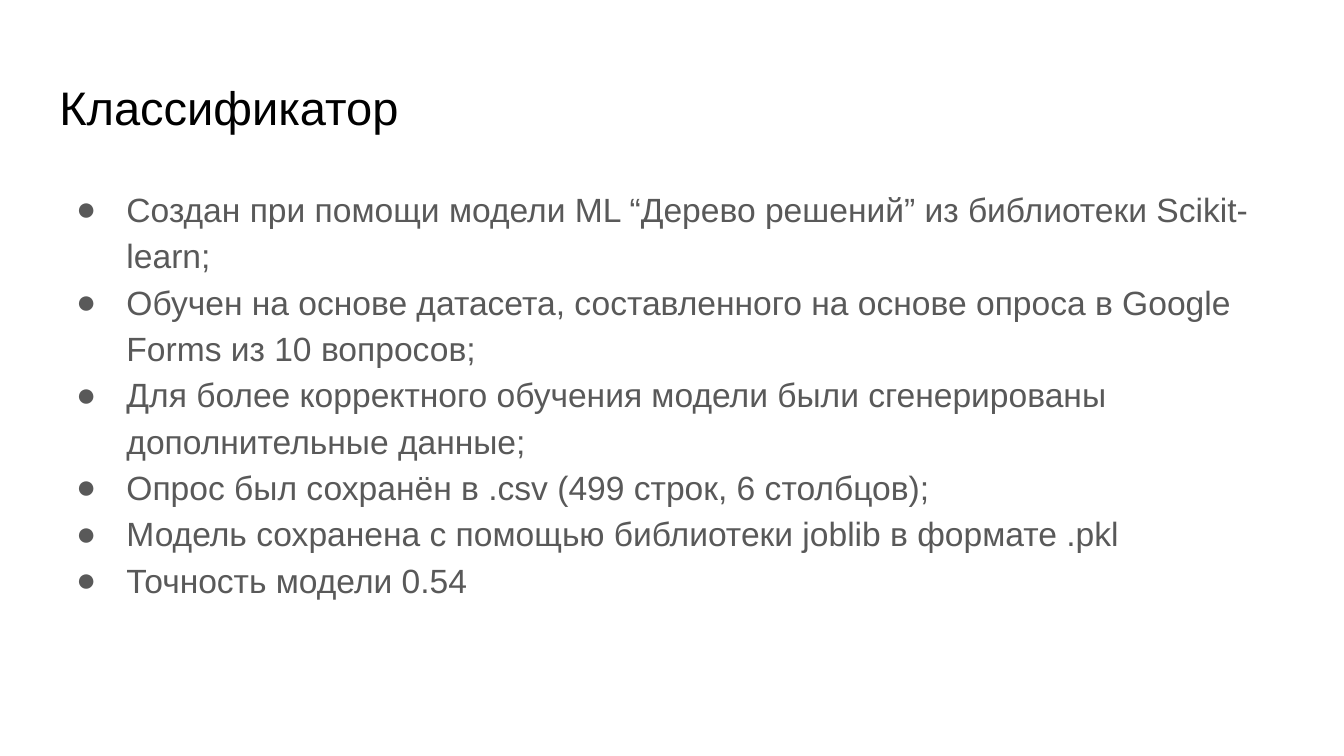
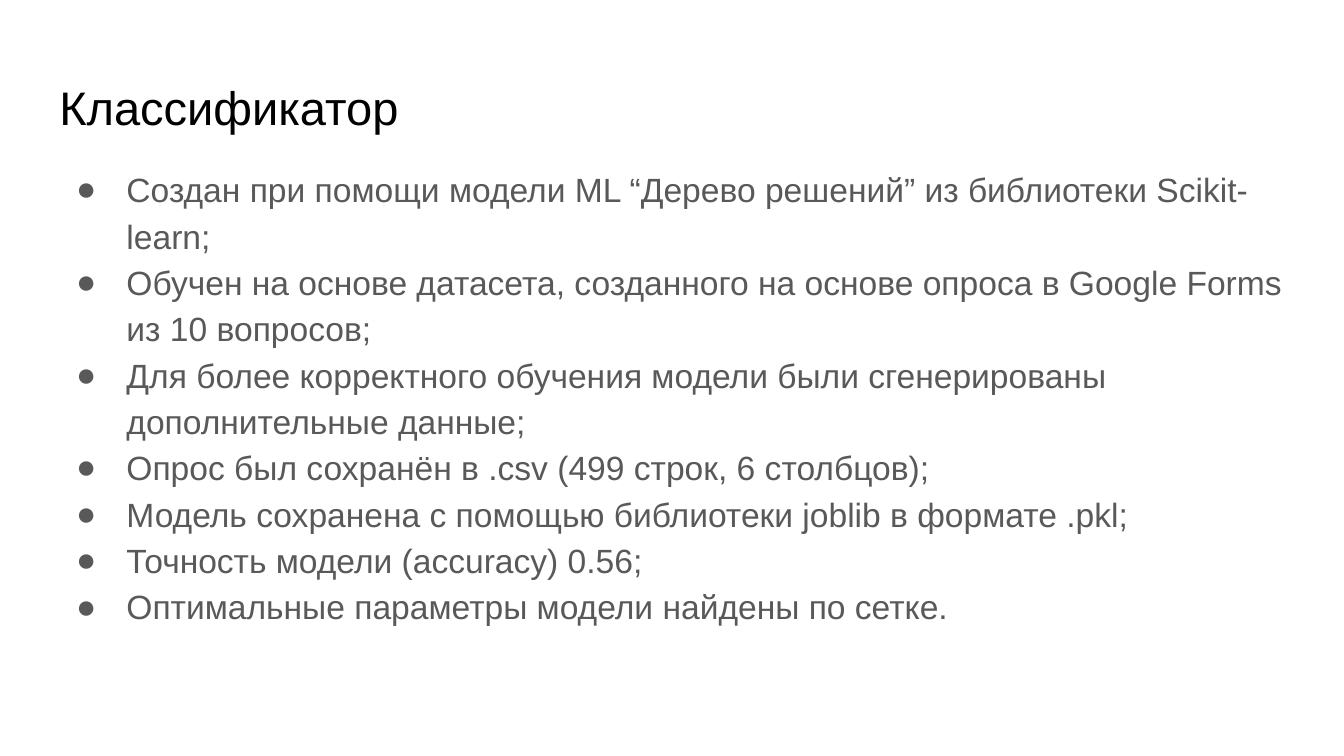
Before and after one commit to papey08/guide-bot, a slide deck: slide 8 of doc/presentation.pptx. Drawn at 1344x756 pixels with LibreOffice and Linux fonts; fonts in the diff are those of the drawing. Boxes give left, top, right and bottom in pixels: in the first picture for what was removed or moved away, otherwise in the second. Text is boxed around its words. In the diff, an @@ line names an element or a change of style, - is before the commit and + after.

Commit message:
update presentation

```diff
--- a/doc/presentation.pptx
+++ b/doc/presentation.pptx
@@ text "Создан при помощи модели ML ...": place and size @@
-text "Создан при помощи модели ML ..." at [126,197,1247,599]
+text "Создан при помощи модели ML ..." at [126,177,1282,625]
@@ text at [126,270,1282,347]: text changed @@
-● Обучен на основе датасета, составленного на основе опроса в Google Forms из 10 вопросов;
+● Обучен на основе датасета, созданного на основе опроса в Google Forms из 10 вопросов;
@@ text at [126,502,1128,625]: text changed @@
-● Модель сохранена с помощью библиотеки joblib в формате .pkl
-● Точность модели 0.54
+● Модель сохранена с помощью библиотеки joblib в формате .pkl;
+● Точность модели (accuracy) 0.56;
+● Оптимальные параметры модели найдены по сетке.
```
Also in this commit, not shown: 1 other slide changed, 1 slide added, 1 other file.
